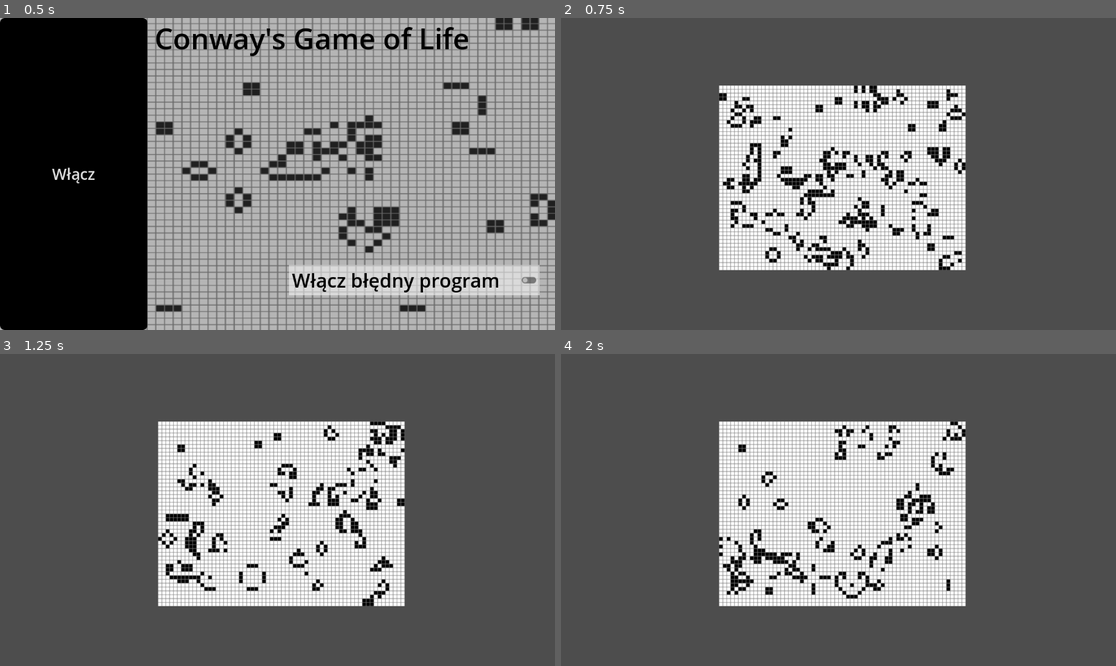
Above: before the commit, frames 1-4 (two rows, left to right).
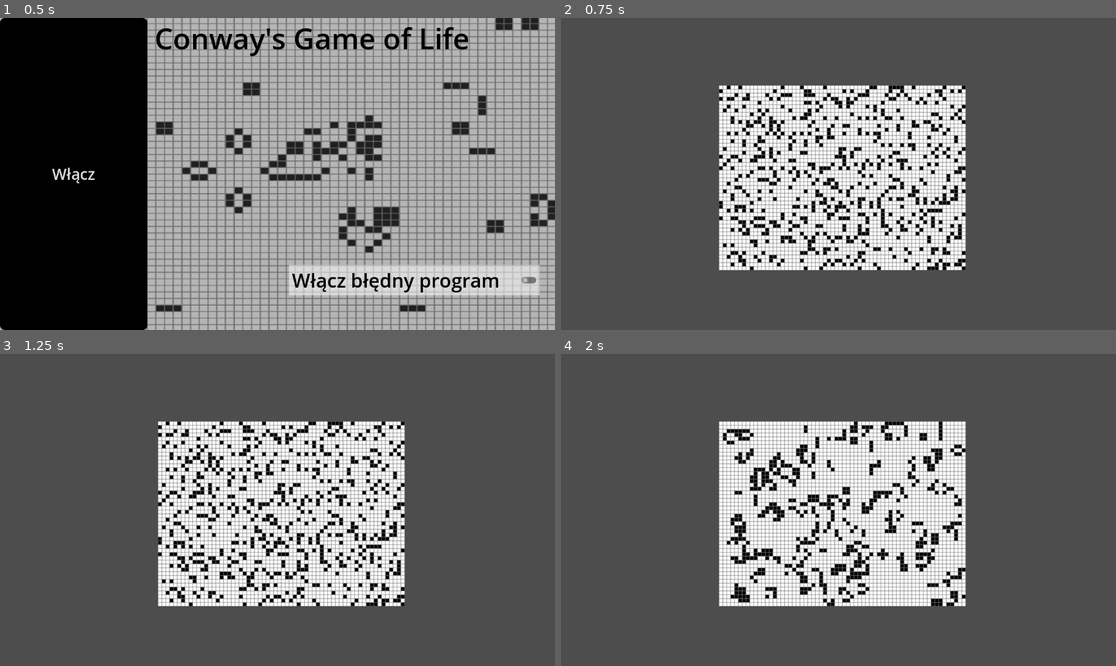
Above: after the commit, the same moments.

Repository: Virik12/Game-of-life
Game: Godot game, scene res://scenes/mainmenu.tscn
Same seed, same stepped clock (60 frames per second), same inputs: the game is played once before the commit and once after it.
Inputs (mouse positions are in pixels of both pictures, inside the frame that each line leads up to):
- Up to frame 1 (0.5 s): no input
- Up to frame 2 (0.75 s): click "Włącz" at 0.5 s
- Up to frame 3 (1.25 s): no input
- Up to frame 4 (2 s): move the mouse to (960, 494) at 1.27 s; hold Space (dalej) from 1.28 s (still down); right-click (960, 494) at 1.55 s

Frame 1 is identical in both runs. In frame 2, 8.3% of the frame differs, in the area x 28-73%, y 21-81%; in frame 3, 7.9%; in frame 4, 6.9%.

Commit message:
chujowy kod
zrobiony po pijaku, 3 kustosze + 23.00

Diff:
--- a/project.godot
+++ b/project.godot
@@ -44,6 +44,11 @@
 "events": [Object(InputEventMouseButton,"resource_local_to_scene":false,"resource_name":"","device":-1,"window_id":0,"a …(253 unchanged characters)…
 ]
 }
+right_click={
+"deadzone": 0.5,
+"events": [Object(InputEventMouseButton,"resource_local_to_scene":false,"resource_name":"","device":-1,"window_id":0,"alt_pressed":false,"shift_pressed":false,"ctrl_pressed":false,"meta_pressed":false,"button_mask":0,"position":Vector2(0, 0),"global_position":Vector2(0, 0),"factor":1.0,"button_index":2,"canceled":false,"pressed":false,"double_click":false,"script":null)
+]
+}
 
 [rendering]
 
--- a/script/tile_map_layer.gd
+++ b/script/tile_map_layer.gd
@@ -75,13 +75,21 @@
 
 func _process(delta: float) -> void:
 	#bad_simulation()
-	simulation()
+	#simulation()
 	pass
 
 
 
 func _input(event: InputEvent) -> void:
-	if Input.is_action_just_pressed("dalej"):
+	if Input.is_action_pressed("dalej"):
 		#bad_simulation()
-		#simulation()
+		simulation()
 		pass
+
+	if Input.is_action_just_pressed("right_click"):
+		var mouse_possition:Vector2
+		mouse_possition=get_global_mouse_position()
+		mouse_possition=mouse_possition/16
+		mouse_possition.x -= 1
+		mouse_possition.y -= 1
+		set_cell_blackV2(mouse_possition)
